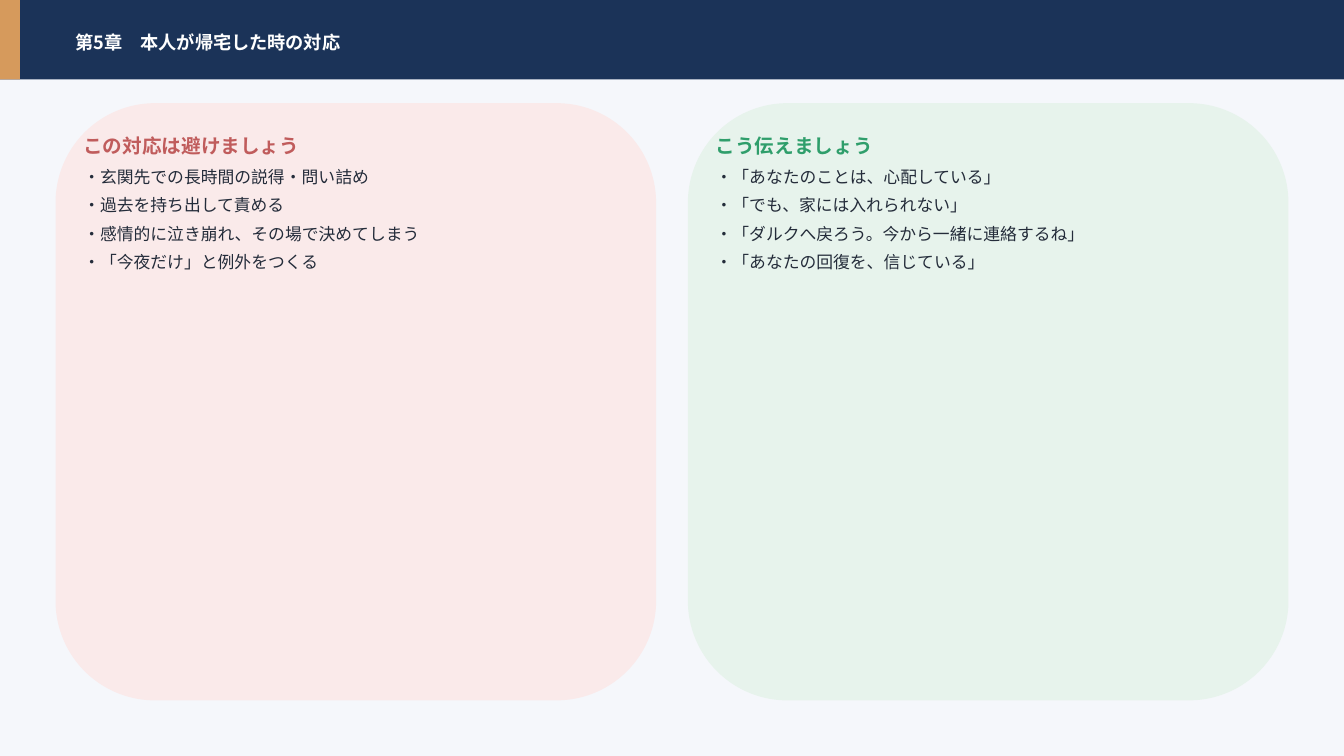
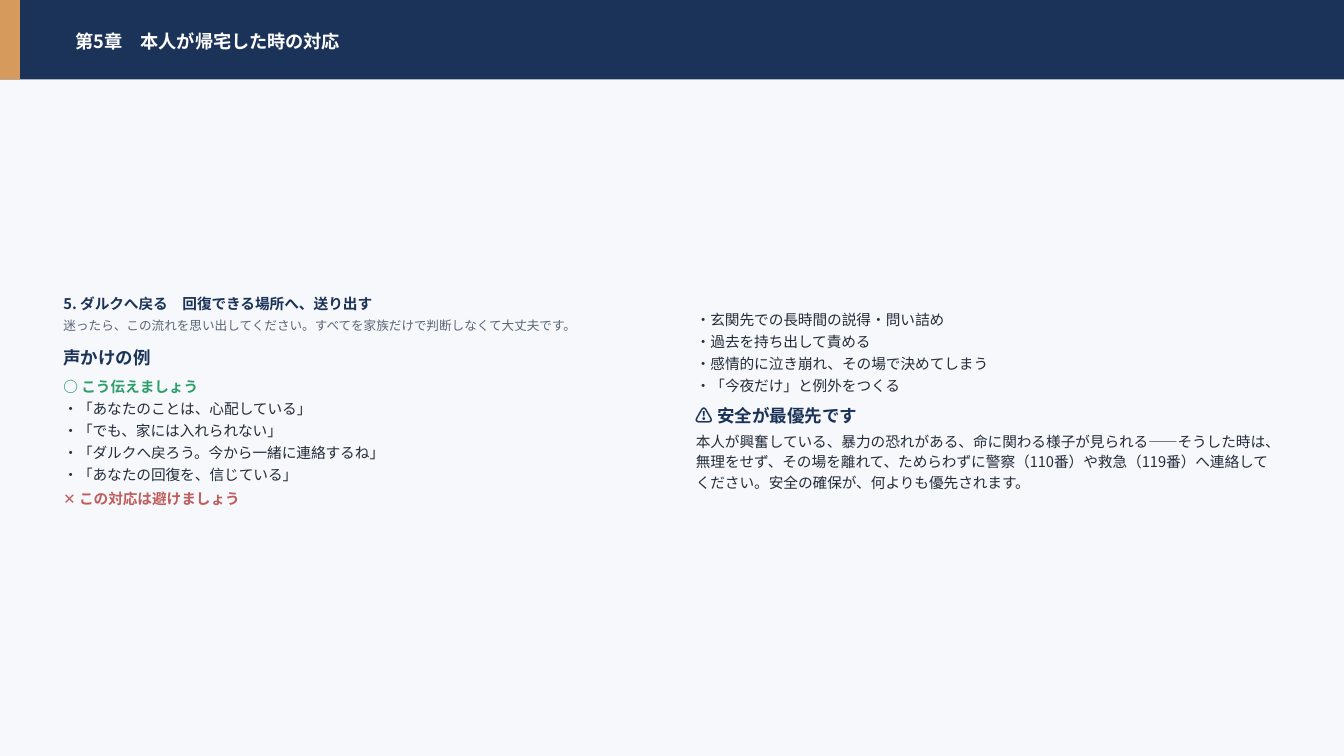
Before and after one commit to hiderock84-sys/darca, a slide deck: slide 14 of public/manual.pptx (slide 35 before the commit). Drawn at 1344x756 pixels with LibreOffice and Linux fonts; fonts in the diff are those of the drawing. Boxes give left, top, right and bottom in pixels: in the first picture for what was removed or moved away, otherwise in the second. Text is boxed around its words. In the diff, an @@ line names an element or a change of style, - is before the commit and + after.

```diff
--- a/public/manual.pptx
+++ b/public/manual.pptx
@@ rectangle at <box>0,0,1344,756</box>: fill #F5F7FB to #F6F8FB @@
@@ text "5. ダルクへ戻る 回復できる場所へ、送り出す" at <box>63,296,576,505</box>: vertical alignment top to middle @@
@@ text "5. ダルクへ戻る 回復できる場所へ、送り出す": place and size @@
-text "5. ダルクへ戻る 回復できる場所へ、送り出す" at <box>716,136,1085,270</box>
+text "5. ダルクへ戻る 回復できる場所へ、送り出す" at <box>63,296,576,505</box>
@@ rounded rectangle removed at <box>55,103,656,701</box> @@
@@ text "・玄関先での長時間の説得・問い詰め": place and size @@
-text "・玄関先での長時間の説得・問い詰め" at <box>83,136,419,270</box>
+text "・玄関先での長時間の説得・問い詰め" at <box>696,312,1280,489</box>
@@ text "・玄関先での長時間の説得・問い詰め" at <box>696,312,1280,489</box>: vertical alignment top to middle @@
@@ rounded rectangle removed at <box>688,103,1289,701</box> @@
@@ text at <box>83,136,299,155</box>: paragraph removed @@
-この対応は避けましょう
@@ text at <box>63,296,576,394</box>: text changed; size 14 to 9 pt; text colour #2F9E6B to #5B6676; bold off @@
-こう伝えましょう
+5. ダルクへ戻る 回復できる場所へ、送り出す
+迷ったら、この流れを思い出してください。すべてを家族だけで判断しなくて大丈夫です。
+声かけの例
+○ こう伝えましょう
@@ text at <box>696,312,988,393</box>: size 12 to 10.5 pt in "・玄関先での長時間の説得・問い詰め", "・過去を持ち出して責める", "・感情的に泣き崩れ、その場で決めてしまう", "・「今夜だけ」と例外をつくる"; line spacing 1.2 to 1.16; less space between paragraphs @@
@@ text at <box>63,401,384,482</box>: size 12 to 10.5 pt in "・「あなたのことは、心配している」", "・「でも、家には入れられない」", "・「ダルクへ戻ろう。今から一緒に連絡するね」", "・「あなたの回復を、信じている」"; line spacing 1.2 to 1.16; less space between paragraphs @@
@@ text at <box>696,407,1280,489</box>: paragraphs added @@
+⚠ 安全が最優先です
+本人が興奮している、暴力の恐れがある、命に関わる様子が見られる——そうした時は、無理をせず、その場を離れて、ためらわずに警察（110番）や救急（119番）へ連絡してください。安全の確保が、何よりも優先されます。
@@ text at <box>79,491,240,505</box>: paragraph added @@
+✕ この対応は避けましょう
```
Also in this commit, not shown: 31 other slides changed, 49 slides removed, 1 other file.
